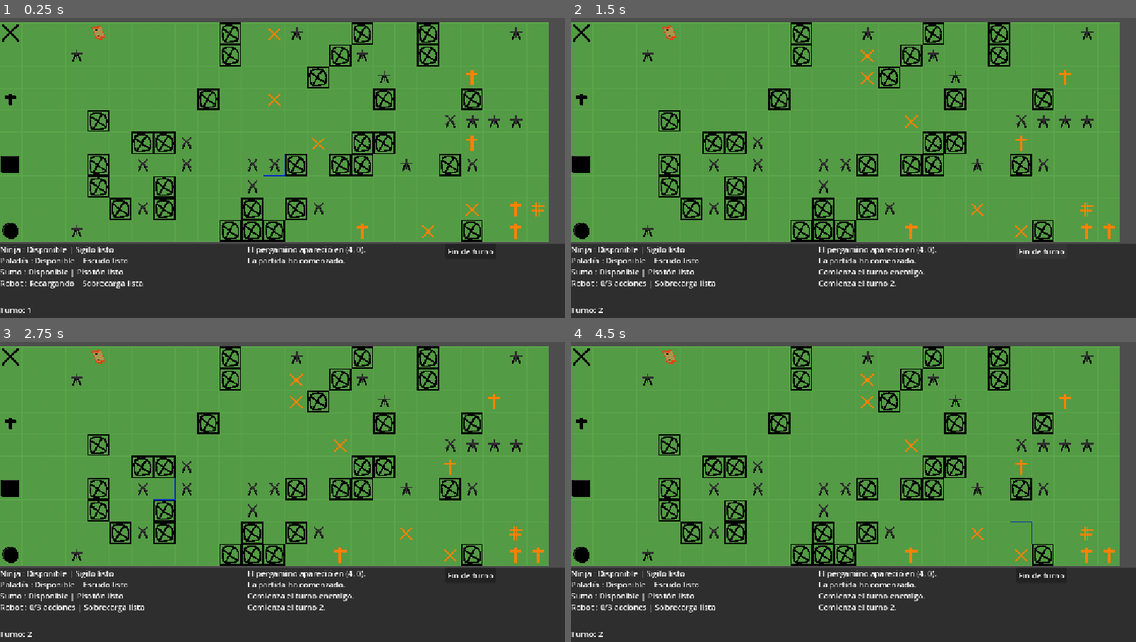
Above: before the commit, frames 1-4 (two rows, left to right).
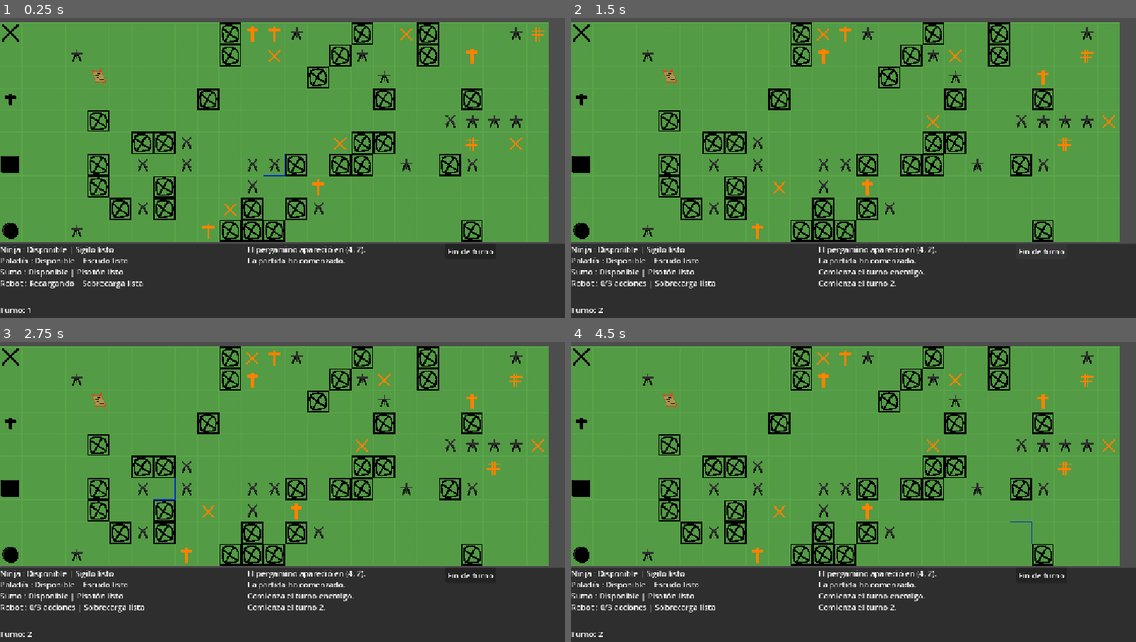
Above: after the commit, the same moments.

Repository: R0dr1go2oo3/Godot-4.7-LastEmissary
Game: Godot game, scene res://main.tscn
Same seed, same stepped clock (60 frames per second), same inputs: the game is played once before the commit and once after it.
Inputs (mouse positions are in pixels of both pictures, inside the frame that each line leads up to):
- Up to frame 1 (0.25 s): no input
- Up to frame 2 (1.5 s): move the mouse to (977, 144) at 0.52 s; hold Q (useHability) 0.53-1.25 s; click (977, 144) at 0.67 s; click "Fin de turno" at 1.25 s
- Up to frame 3 (2.75 s): move the mouse to (169, 498) at 2.02 s; tap Q (useHability) at 2.1 s; click (169, 498) at 2.17 s
- Up to frame 4 (4.5 s): move the mouse to (910, 414) at 2.77 s; hold Q (useHability) 2.78-3.53 s; click (910, 414) at 2.92 s; move the mouse to (825, 546) at 3.52 s; tap Q (useHability) at 3.6 s; click (825, 546) at 3.67 s; move the mouse to (1023, 531) at 4.27 s; hold Q (useHability) from 4.28 s (still down); click (1023, 531) at 4.42 s

The runs differ from the first frame. In frame 1, 0.9% of the frame differs, in the area x 16-97%, y 2-79%; in frame 2, 1.0%; in frame 3, 1.0%; in frame 4, 1.0%.

Commit message:
enemigos mejorados

Diff:
--- a/scripts/enemyManager.gd
+++ b/scripts/enemyManager.gd
@@ -9,7 +9,7 @@
 const ORTHOGONAL_WARRIORS := 5
 const DIAGONAL_WARRIORS := 5
 
-const BOSSES := 1
+const BOSSES := 2
 
 
 var board: BoardState
@@ -88,7 +88,7 @@
 	for i in ORTHOGONAL_WARRIORS:
 
 		spawn_orthogonal_warrior(
-			board.get_random_free_cell(11, 23)
+			board.get_random_free_cell(9, 23)
 		)
 
 
@@ -97,7 +97,7 @@
 	for i in DIAGONAL_WARRIORS:
 
 		spawn_diagonal_warrior(
-			board.get_random_free_cell(11, 23)
+			board.get_random_free_cell(9, 23)
 		)
 
 
@@ -106,7 +106,7 @@
 	for i in BOSSES:
 
 		spawn_boss(
-			board.get_random_free_cell(24, 24)
+			board.get_random_free_cell(19, 24)
 		)
 
 
--- a/scripts/guerreroDiagonal.gd
+++ b/scripts/guerreroDiagonal.gd
@@ -84,23 +84,48 @@
 	move_to(moves[0])
 
 
+func move_for_attack() -> bool:
+
+	for move in get_possible_moves():
+
+		for cell in get_attack_cells_from(move):
+
+			var character: Character = board.get_occupant(cell)
+
+			if is_valid_target(character):
+
+				move_to(move)
+
+				attack()
+
+				return true
+
+	return false
+
+
 func take_turn():
 
 	if !alive:
 		return
 
-	# Si puede atacar desde el inicio,
-	# consume las dos acciones atacando.
+	# Ya tiene un objetivo.
 	if has_target():
 
 		attack()
 
 		return
 
-	# Primera acción: moverse.
+	# Buscar una casilla desde la que pueda
+	# atacar inmediatamente.
+	if move_for_attack():
+
+		return
+
+	# Movimiento normal.
 	move_random()
 
-	# Segunda acción: comprobar nuevamente.
+	# Tras moverse aleatoriamente,
+	# vuelve a intentar atacar.
 	if has_target():
 
 		attack()
--- a/scripts/guerreroOrtogonal.gd
+++ b/scripts/guerreroOrtogonal.gd
@@ -84,22 +84,47 @@
 	move_to(moves[0])
 
 
+func move_for_attack() -> bool:
+
+	for move in get_possible_moves():
+
+		for cell in get_attack_cells_from(move):
+
+			var character: Character = board.get_occupant(cell)
+
+			if is_valid_target(character):
+
+				move_to(move)
+
+				attack()
+
+				return true
+
+	return false
+
+
 func take_turn():
 
 	if !alive:
 		return
 
-	# Si ya tiene un objetivo, consume las dos acciones atacando.
+	# Ya puede atacar desde su posición.
 	if has_target():
 
 		attack()
 
 		return
 
-	# Primera acción: moverse.
+	# Busca una casilla desde la que
+	# pueda atacar inmediatamente.
+	if move_for_attack():
+
+		return
+
+	# Si no existe, se mueve al azar.
 	move_random()
 
-	# Segunda acción: volver a comprobar.
+	# Tras moverse, vuelve a comprobar.
 	if has_target():
 
 		attack()
--- a/scripts/jefe.gd
+++ b/scripts/jefe.gd
@@ -94,22 +94,47 @@
 	move_to(moves[0])
 
 
+func move_for_attack() -> bool:
+
+	for move in get_possible_moves():
+
+		for cell in get_attack_cells_from(move):
+
+			var character: Character = board.get_occupant(cell)
+
+			if is_valid_target(character):
+
+				move_to(move)
+
+				attack()
+
+				return true
+
+	return false
+
+
 func take_turn():
 
 	if !alive:
 		return
 
-	# Primera acción: atacar si puede.
+	# Ya puede atacar desde su posición.
 	if has_target():
 
 		attack()
 
 		return
 
-	# Si no puede atacar, se mueve.
+	# Buscar una casilla desde la que
+	# pueda atacar inmediatamente.
+	if move_for_attack():
+
+		return
+
+	# Si no existe, se mueve al azar.
 	move_random()
 
-	# Segunda acción: vuelve a comprobar.
+	# Tras moverse vuelve a comprobar.
 	if has_target():
 
 		attack()
